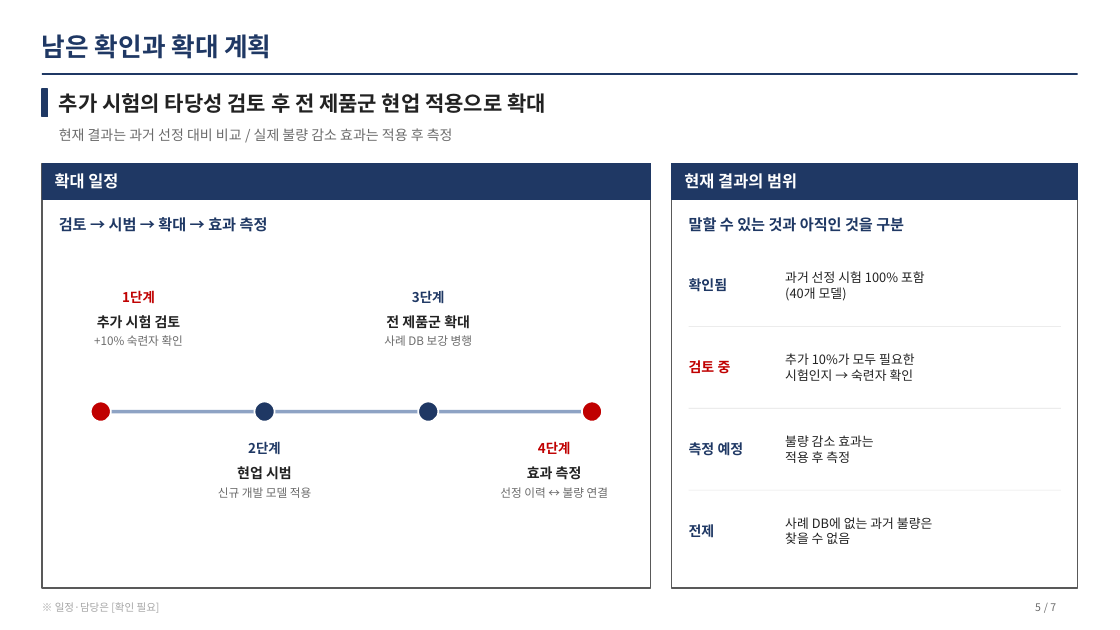
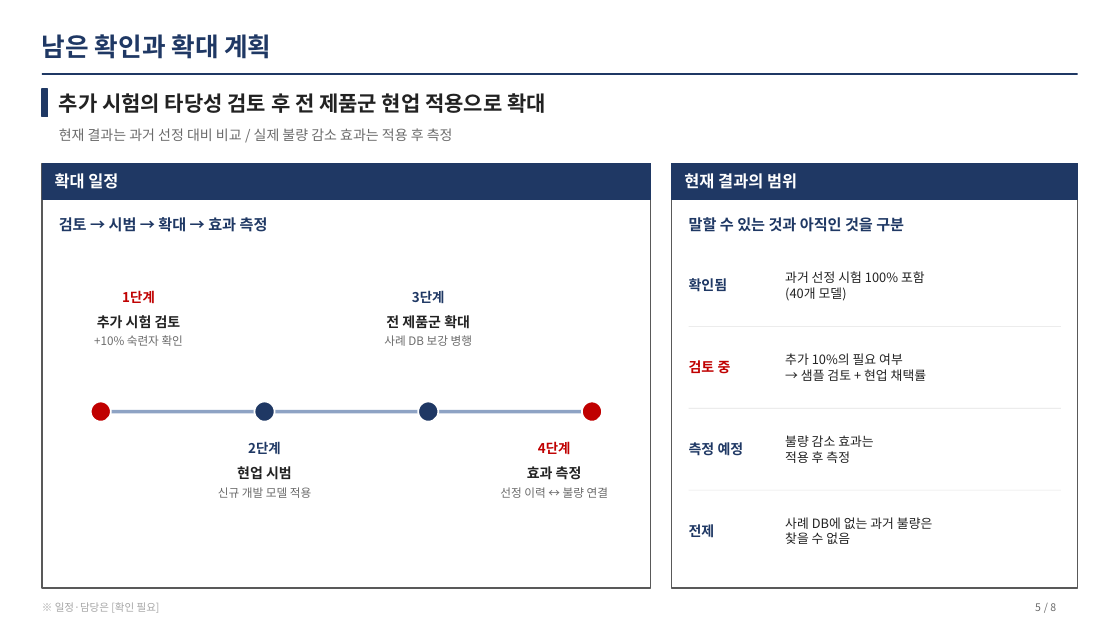
Before and after one commit to kimeungjin-cmd/Start1, a slide deck: slide 5 of output/vp/시험항목자동선정_성과보고.pptx. Drawn at 1120x630 pixels with LibreOffice and Linux fonts; fonts in the diff are those of the drawing. Boxes give left, top, right and bottom in pixels: in the first picture for what was removed or moved away, otherwise in the second. Text is boxed around its words. In the diff, an @@ line names an element or a change of style, - is before the commit and + after.

```diff
--- a/output/vp/시험항목자동선정_성과보고.pptx
+++ b/output/vp/시험항목자동선정_성과보고.pptx
@@ text at [785, 353, 926, 381]: text changed @@
-추가 10%가 모두 필요한
-시험인지 → 숙련자 확인
+추가 10%의 필요 여부
+→ 샘플 검토 + 현업 채택률
@@ text at [1050, 603, 1056, 611]: text changed @@
-/ 7
+/ 8
```
Also in this commit, not shown: 5 other slides changed, 1 slide added, 4 other files.
